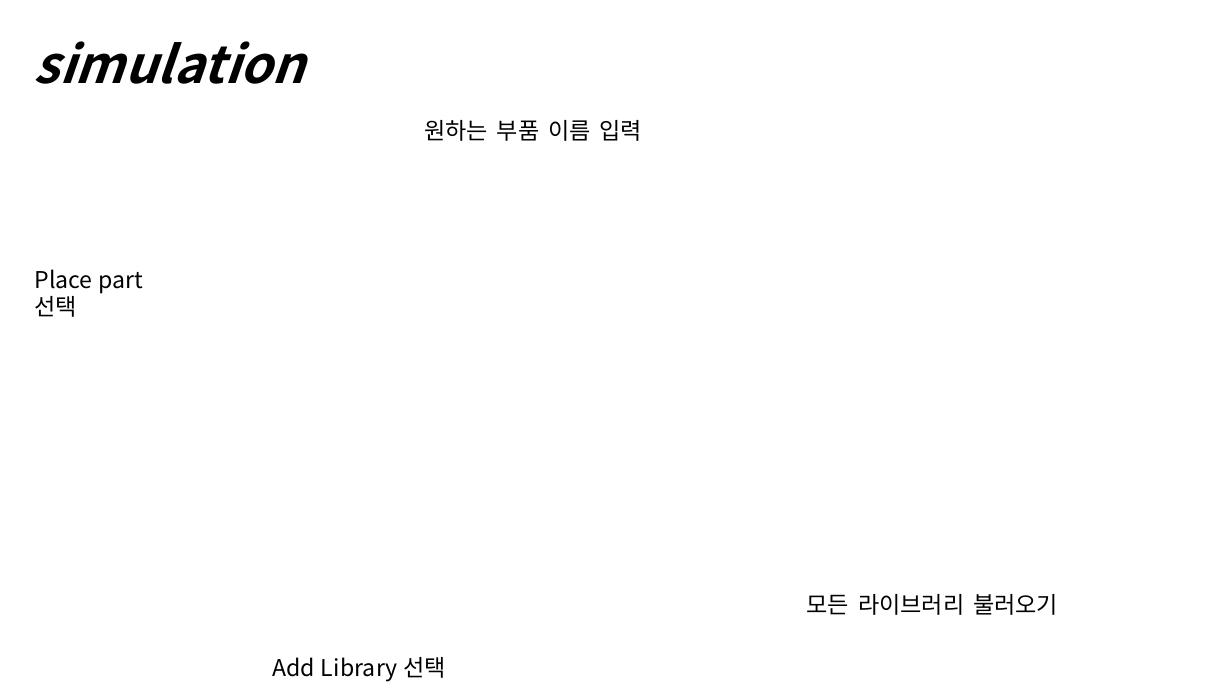
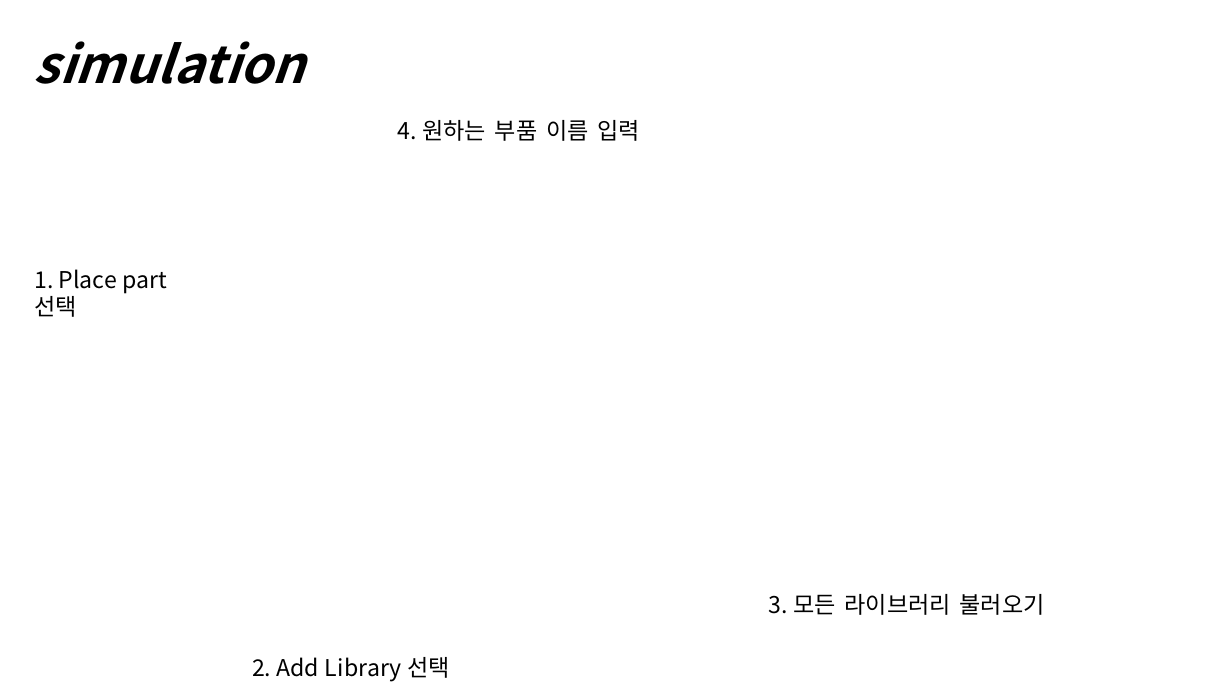
Before and after one commit to ISL-Homepage/ISL-Homepage.github.io, a slide deck: slide 7 of attachments/2023_OrCAD_사용법.pptx. Drawn at 1232x693 pixels with LibreOffice and Linux fonts; fonts in the diff are those of the drawing; background and template pictures are left out. Boxes give left, top, right and bottom in pixels: in the first picture for what was removed or moved away, otherwise in the second. Text is boxed around its words. In the diff, an @@ line names an element or a change of style, - is before the commit and + after.

Commit message:
orCAD ppt 번호만 추가

```diff
--- a/attachments/2023_OrCAD_사용법.pptx
+++ b/attachments/2023_OrCAD_사용법.pptx
@@ text at (398,120,641,141): text changed @@
-원하는 부품 이름 입력
+4. 원하는 부품 이름 입력
@@ text at (34,269,167,293): text changed @@
-Place part
+1. Place part
@@ text at (769,594,1045,615): text changed @@
-모든 라이브러리 불러오기
+3. 모든 라이브러리 불러오기
@@ text at (252,657,450,682): text changed @@
-Add Library 선택
+2. Add Library 선택
```
